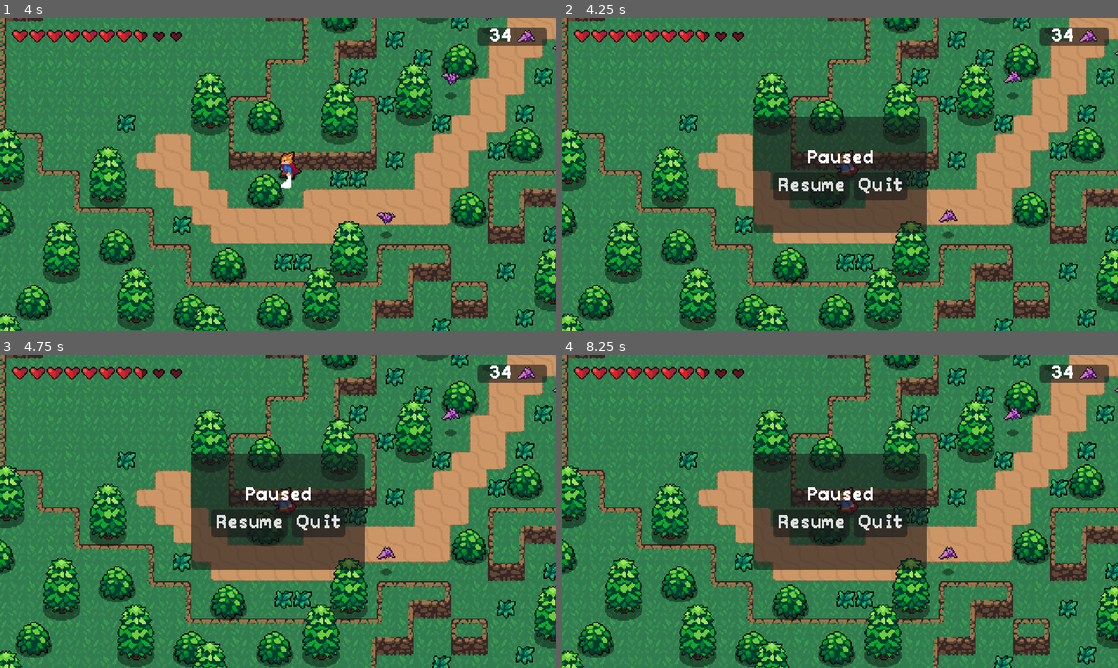
Above: before the commit, frames 1-4 (two rows, left to right).
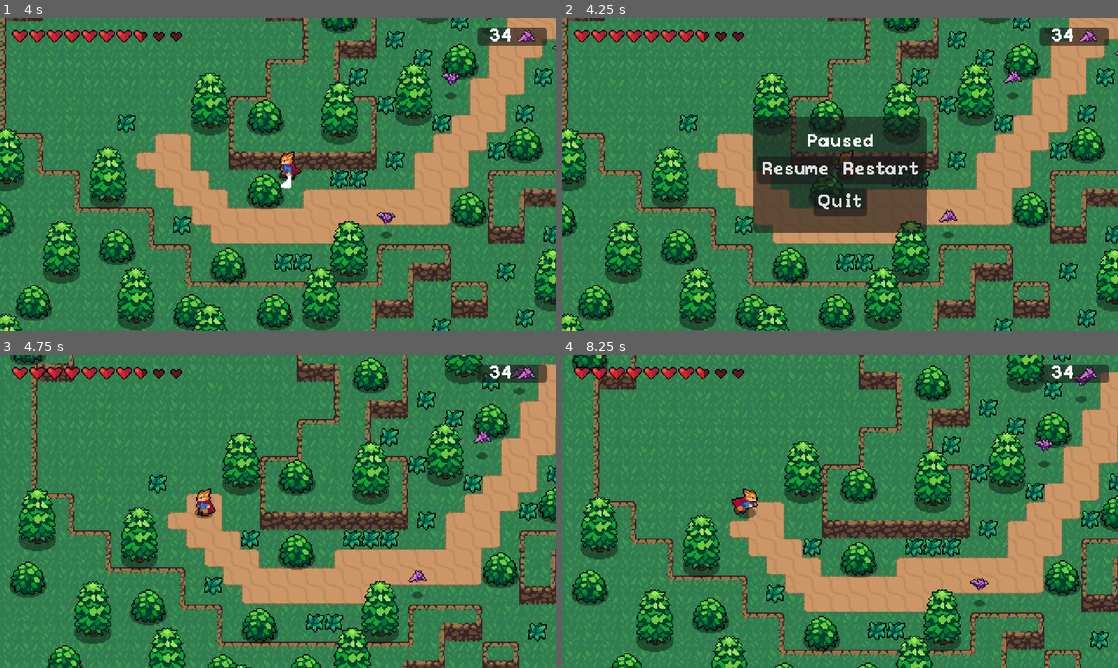
Above: after the commit, the same moments.

Repository: DAC098/godot_ARPG
Game: Godot game, scene res://main.tscn
The game is run twice, just before and just after one commit, with the same random seed, the same clock (stepped at 60 frames per second) and the same inputs.
Inputs (mouse positions are in pixels of both pictures, inside the frame that each line leads up to):
- Up to frame 1 (4 s): move the mouse to (400, 158) at 0.52 s; hold D (move_right) 0.53-1.28 s; click (400, 158) at 0.6 s; move the mouse to (166, 190) at 1.27 s; hold S (move_down) 1.28-2.03 s; tap Shift (roll) at 1.35 s; move the mouse to (333, 105) at 2.02 s; hold D (move_right) 2.03-2.78 s; tap Mouse wheel up (zoom_in) at 2.1 s; move the mouse to (250, 237) at 2.77 s; hold W (move_up) 2.78-3.53 s; tap Mouse wheel down (zoom_out) at 2.85 s; move the mouse to (444, 221) at 3.52 s; hold A (move_left) from 3.53 s (still down); click (444, 221) at 3.6 s
- Up to frame 2 (4.25 s): keep holding A (move_left); tap Escape (pause) at 4.15 s
- Up to frame 3 (4.75 s): release A (move_left) at 4.25 s; click (316, 508) at 4.25 s, where only the run after the commit has a clickable "Restart"
- Up to frame 4 (8.25 s): move the mouse to (673, 464) at 5.02 s; hold A (move_left) 5.03-5.78 s; tap Shift (roll) at 5.1, 8.1 s; move the mouse to (867, 511) at 5.77 s; hold S (move_down) 5.78-6.53 s; tap Mouse wheel up (zoom_in) at 5.85 s; move the mouse to (756, 433) at 6.52 s; hold D (move_right) 6.53-7.28 s; tap Mouse wheel down (zoom_out) at 6.6 s; move the mouse to (962, 495) at 7.27 s; hold W (move_up) 7.28-8.03 s; click (962, 495) at 7.35 s; move the mouse to (728, 527) at 8.02 s; hold D (move_right) from 8.03 s (still down)

Frame 1 is identical in both runs. In frame 2, 2.3% of the frame differs, in the area x 35-65%, y 37-64%; in frame 3, 64%; in frame 4, 65%, in the area x 0-100%, y 0-100%.

Commit message:
restart and win state

Diff:
--- a/UI/ui.gd
+++ b/UI/ui.gd
@@ -1,15 +1,24 @@
-extends Control
+class_name Ui extends Control
 
 const heart_indicator = preload("res://UI/heart_indicator.tscn")
 
+enum MenuType {
+	Pause,
+	Death,
+	Won
+}
+
 signal resume_pressed
 signal exit_pressed
+signal restart_pressed
 
 @export var hearts_vert_padding: int = 2
 @export var hearts_horz_padding: int = 2
 @export var hearts_per_line: int = 10
 
 @onready var menu := $Menu
+@onready var menu_title := $Menu/VBoxContainer/Label
+@onready var resume_button := $Menu/VBoxContainer/HFlowContainer/ResumeGame
 
 @onready var hearts_container := $hearts
 @onready var enemy_counter := $Counters/EnemyCounter
@@ -123,11 +132,28 @@
 func set_enemy_count(count: int):
 	enemy_counter.update_count(count)
 
-func display_menu(vis: bool) -> void:
-	menu.visible = vis
+func display_menu(type: MenuType) -> void:
+	menu.visible = true
+
+	match type:
+		MenuType.Pause:
+			menu_title.text = "Paused"
+			resume_button.visible = true
+		MenuType.Death:
+			menu_title.text = "You have Died"
+			resume_button.visible = false
+		MenuType.Won:
+			menu_title.text= "You have Won"
+			resume_button.visible = false
+
+func hide_menu() -> void:
+	menu.visible = false
 
 func _on_resume_pressed():
 	resume_pressed.emit()
 
 func _on_exit_pressed():
 	exit_pressed.emit()
+
+func _on_restart_pressed():
+	restart_pressed.emit()
--- a/UI/ui.tscn
+++ b/UI/ui.tscn
@@ -78,10 +78,16 @@
 theme_override_fonts/font = ExtResource("3_emoav")
 text = "Resume"
 
+[node name="RestartGame" type="Button" parent="Menu/VBoxContainer/HFlowContainer"]
+layout_mode = 2
+theme_override_fonts/font = ExtResource("3_emoav")
+text = "Restart"
+
 [node name="ExitGame" type="Button" parent="Menu/VBoxContainer/HFlowContainer"]
 layout_mode = 2
 theme_override_fonts/font = ExtResource("3_emoav")
 text = "Quit"
 
 [connection signal="pressed" from="Menu/VBoxContainer/HFlowContainer/ResumeGame" to="." method="_on_resume_pressed"]
+[connection signal="pressed" from="Menu/VBoxContainer/HFlowContainer/RestartGame" to="." method="_on_restart_pressed"]
 [connection signal="pressed" from="Menu/VBoxContainer/HFlowContainer/ExitGame" to="." method="_on_exit_pressed"]
--- a/main.gd
+++ b/main.gd
@@ -1,10 +1,17 @@
 extends Node2D
+
+enum State {
+	Playing,
+	Paused,
+	Death,
+	Won,
+}
 
 @onready var ui := $CanvasLayer/Ui
 @onready var player := $Player
 @onready var overworld := $OverWorld
 
-var game_paused: bool = false
+var state: State = State.Playing
 
 # Called when the node enters the scene tree for the first time.
 func _ready() -> void:
@@ -20,37 +27,61 @@
 	get_tree().quit()
 
 func pause_game() -> void:
-	game_paused = true
-
 	get_tree().paused = true
 
-	ui.display_menu(true)
+	ui.display_menu(Ui.MenuType.Pause)
 
 func resume_game() -> void:
-	game_paused = false
+	ui.hide_menu()
 
 	get_tree().paused = false
 
-	ui.display_menu(false)
+func restart_game() -> void:
+	ui.hide_menu()
+
+	get_tree().paused = false
+	get_tree().reload_current_scene()
+
+func won_game() -> void:
+	ui.display_menu(Ui.MenuType.Won)
 
 func _process(_delta: float) -> void:
 	if Input.is_action_just_pressed("pause"):
-		if game_paused:
-			resume_game()
-		else:
-			pause_game()
+		match state:
+			State.Paused:
+				state = State.Playing
+
+				resume_game()
+			State.Playing:
+				state = State.Paused
+
+				pause_game()
 
 func _on_player_stats_health_change(amount: int) -> void:
 	ui.set_health(amount)
 
 	if amount == 0:
+		state = State.Death
+
 		player.disable_hurtbox(true)
+
+		ui.display_menu(Ui.MenuType.Death)
 
 func _on_over_world_enemies_changed(count: int) -> void:
 	ui.set_enemy_count(count)
 
+	if count == 0:
+		state = State.Won
+
+		won_game()
+
 func _on_ui_resume_pressed():
+	state = State.Playing
+
 	resume_game()
 
 func _on_ui_exit_pressed():
 	quit_game()
+
+func _on_ui_restart_pressed():
+	restart_game()
--- a/main.tscn
+++ b/main.tscn
@@ -35,4 +35,5 @@
 
 [connection signal="enemies_changed" from="OverWorld" to="." method="_on_over_world_enemies_changed"]
 [connection signal="exit_pressed" from="CanvasLayer/Ui" to="." method="_on_ui_exit_pressed"]
+[connection signal="restart_pressed" from="CanvasLayer/Ui" to="." method="_on_ui_restart_pressed"]
 [connection signal="resume_pressed" from="CanvasLayer/Ui" to="." method="_on_ui_resume_pressed"]
